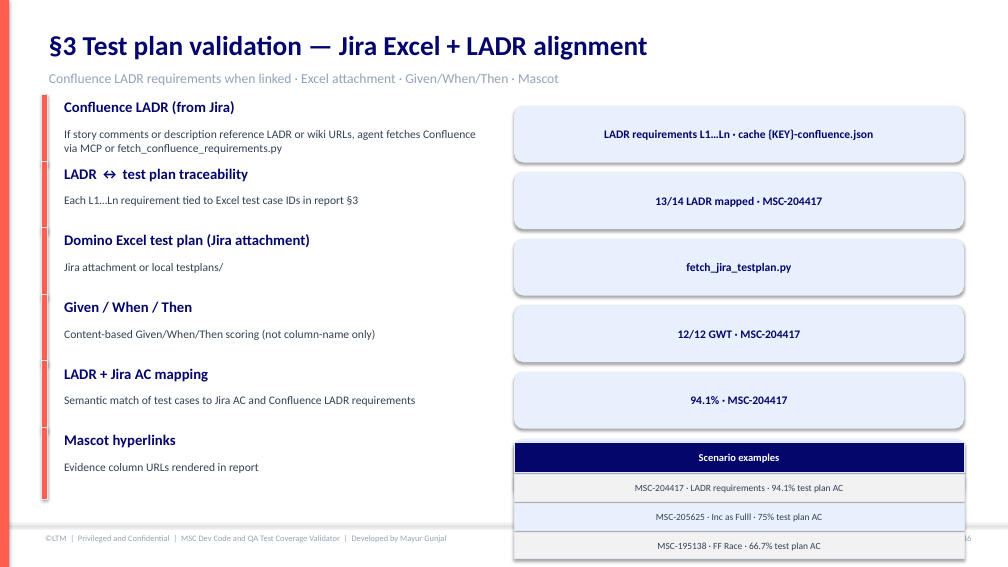
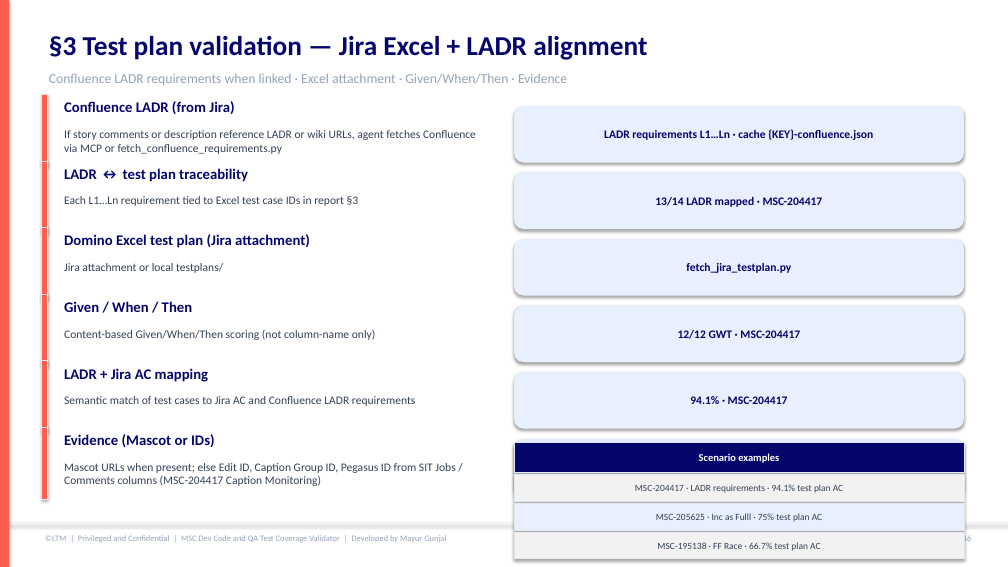
Before and after one commit to mgunjal11/pegasus-qa-agents-lab-copy, a slide deck: slide 17 of docs/MSC-Dev-Code-and-QA-Test-Coverage-Validator-Guide.pptx. Drawn at 1008x567 pixels with LibreOffice and Linux fonts; fonts in the diff are those of the drawing. Boxes give left, top, right and bottom in pixels: in the first picture for what was removed or moved away, otherwise in the second. Text is boxed around its words. In the diff, an @@ line names an element or a change of style, - is before the commit and + after.

```diff
--- a/docs/MSC-Dev-Code-and-QA-Test-Coverage-Validator-Guide.pptx
+++ b/docs/MSC-Dev-Code-and-QA-Test-Coverage-Validator-Guide.pptx
@@ text at bbox=[49, 73, 567, 85]: text changed @@
-Confluence LADR requirements when linked · Excel attachment · Given/When/Then · Mascot
+Confluence LADR requirements when linked · Excel attachment · Given/When/Then · Evidence
@@ text at bbox=[64, 434, 215, 447]: text changed @@
-Mascot hyperlinks
+Evidence (Mascot or IDs)
@@ text at bbox=[64, 463, 455, 486]: text changed @@
-Evidence column URLs rendered in report
+Mascot URLs when present; else Edit ID, Caption Group ID, Pegasus ID from SIT Jobs / Comments columns (MSC-204417 Caption Monitoring)
```
Also in this commit, not shown: 4 other slides changed, 5 other files.
